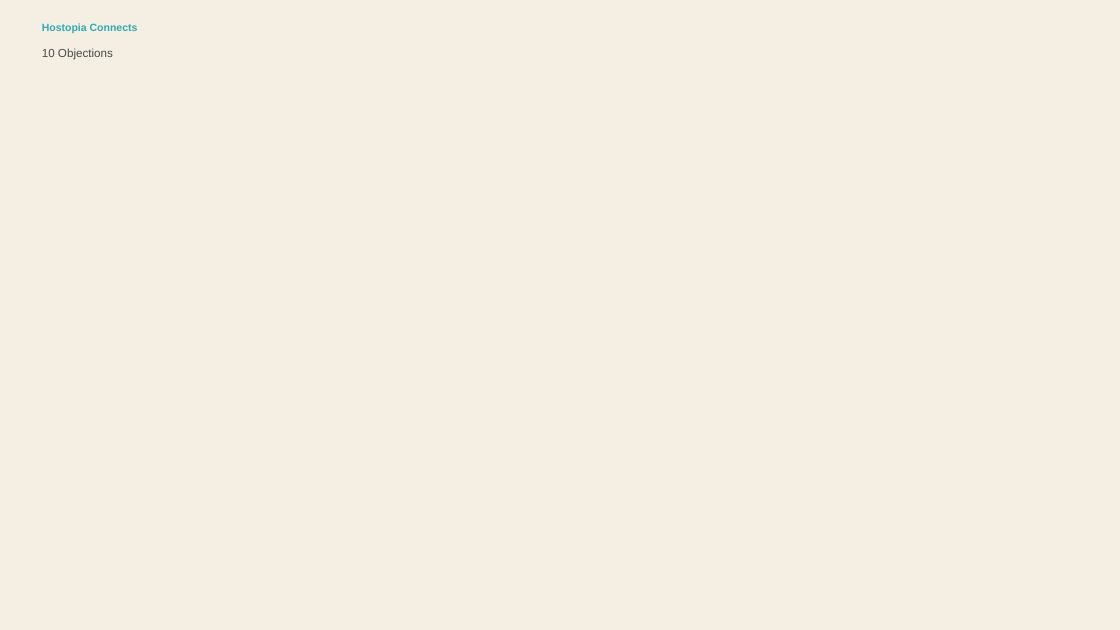
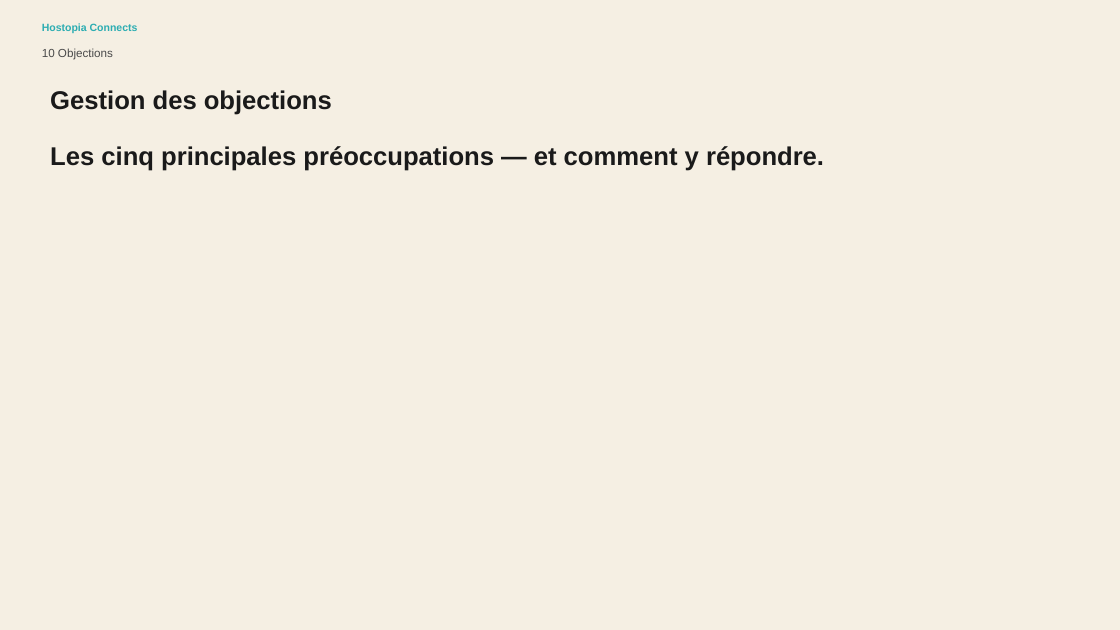
Before and after one commit to ginocardenas-cpu/hostopiaconnects, a slide deck: slide 10 of public/assets/editable/professional-logo-design-sales-presentation-2/fr/Professional Logo Design Sales Presentation - fr.pptx. Drawn at 1120x630 pixels with LibreOffice and Linux fonts; fonts in the diff are those of the drawing. Boxes give left, top, right and bottom in pixels: in the first picture for what was removed or moved away, otherwise in the second. Text is boxed around its words. In the diff, an @@ line names an element or a change of style, - is before the commit and + after.

```diff
--- a/public/assets/editable/professional-logo-design-sales-presentation-2/fr/Professional Logo Design Sales Presentation - fr.pptx
+++ b/public/assets/editable/professional-logo-design-sales-presentation-2/fr/Professional Logo Design Sales Presentation - fr.pptx
@@ text added at (50,90,332,115), 22 pt, text #1A1A1A, bold @@
+Gestion des objections
@@ text added at (50,146,824,171), 22 pt, text #1A1A1A, bold @@
+Les cinq principales préoccupations — et comment y répondre.
```
Also in this commit, not shown: 12 other slides changed, 37 other files.
